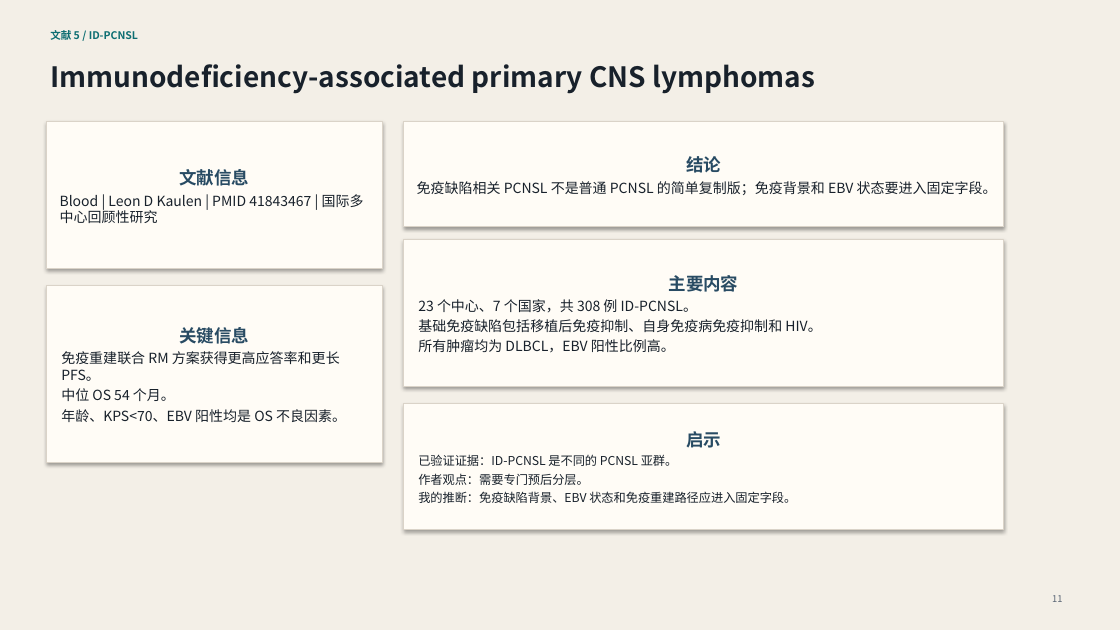
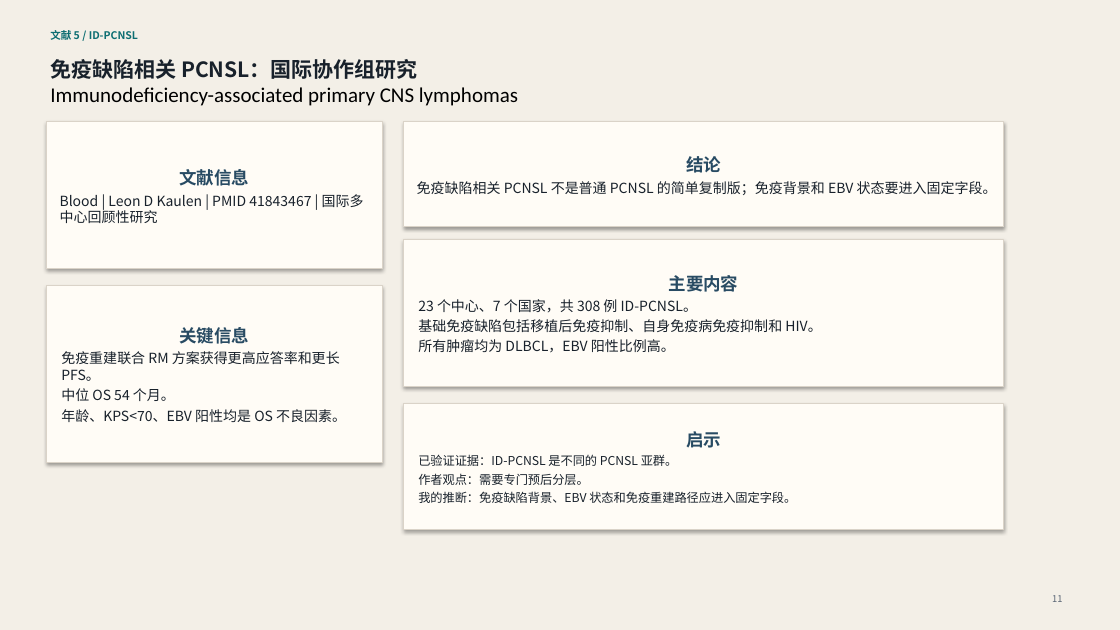
Before and after one commit to zhengyipharmacy-collab/pubmed-lymphoma-slides, a slide deck: slide 11 of archive/2026-06-02/pubmed-dlbcl-cnsl-btki-2026-06-02.pptx. Drawn at 1120x630 pixels with LibreOffice and Linux fonts; fonts in the diff are those of the drawing. Boxes give left, top, right and bottom in pixels: in the first picture for what was removed or moved away, otherwise in the second. Text is boxed around its words. In the diff, an @@ line names an element or a change of style, - is before the commit and + after.

```diff
--- a/archive/2026-06-02/pubmed-dlbcl-cnsl-btki-2026-06-02.pptx
+++ b/archive/2026-06-02/pubmed-dlbcl-cnsl-btki-2026-06-02.pptx
@@ text at bbox=[50, 59, 518, 106]: text changed; size 24 to 18 pt; font Noto Sans CJK SC to Calibri; text colour #18212B to #000000; bold off @@
-Immunodeficiency-associated primary CNS lymphomas
+免疫缺陷相关 PCNSL：国际协作组研究
+Immunodeficiency-associated primary CNS lymphomas
```
Also in this commit, not shown: 11 other slides changed, 1 slide added, 1 slide removed, 5 other files.
